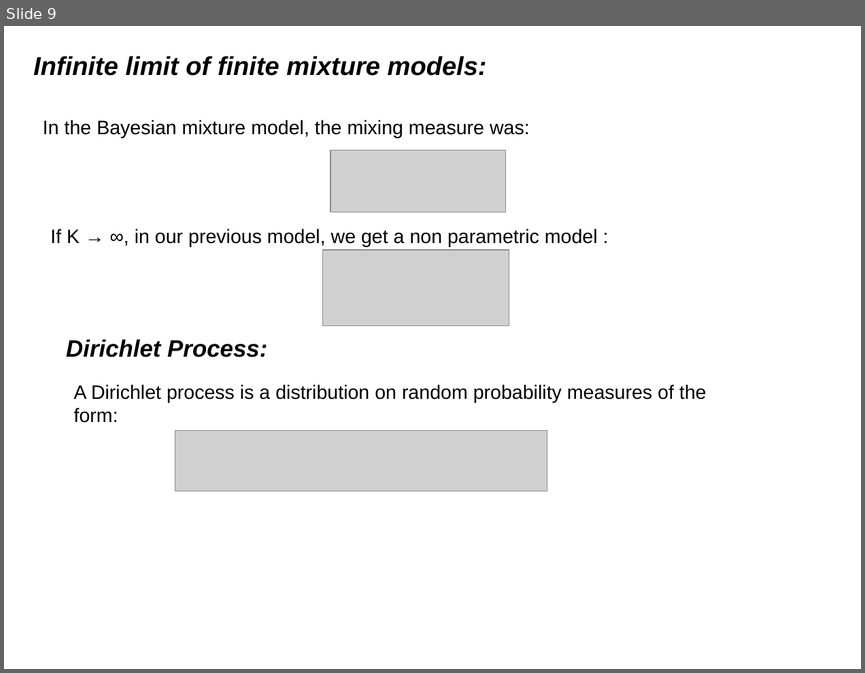
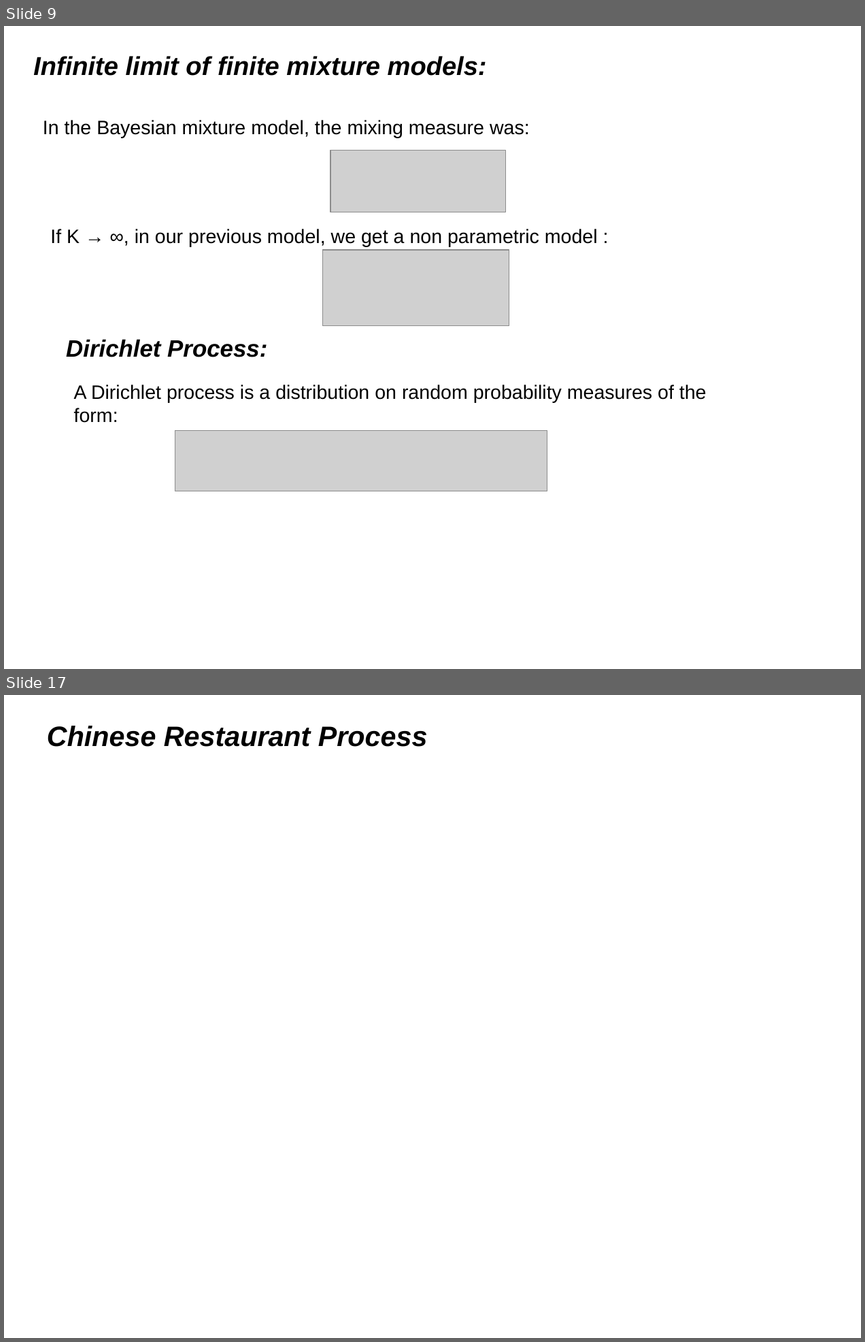
Before and after one commit to afcarl/Dirichlet_Processes, a slide deck: version_2.odp. Shown one above the other, each under a label of ours: slide 9 before the commit, slides 9 and 17 after it; the slides between them are not shown. The pictures are 865x673 and 865x1342 pixels, drawn with LibreOffice and Linux fonts; fonts in the diff are those of the drawing; grey boxes stand for pictures. Boxes give left, top, right and bottom in pixels: in the first picture for what was removed or moved away, otherwise in the second. Text is boxed around its words. In the diff, an @@ line names an element or a change of style, - is before the commit and + after.

Commit message:
chinese restaurant process started

```diff
--- a/version_2.odp
+++ b/version_2.odp
@@ slide 17 added at [4, 695, 861, 1338], background #FFFFFF @@
@@ title added at [47, 726, 428, 747], 26 pt, text #000000, bold, italic @@
+Chinese Restaurant Process
```
Also in this commit, not shown: 1 slide changed, 6 other slides added, 2 slides removed.
